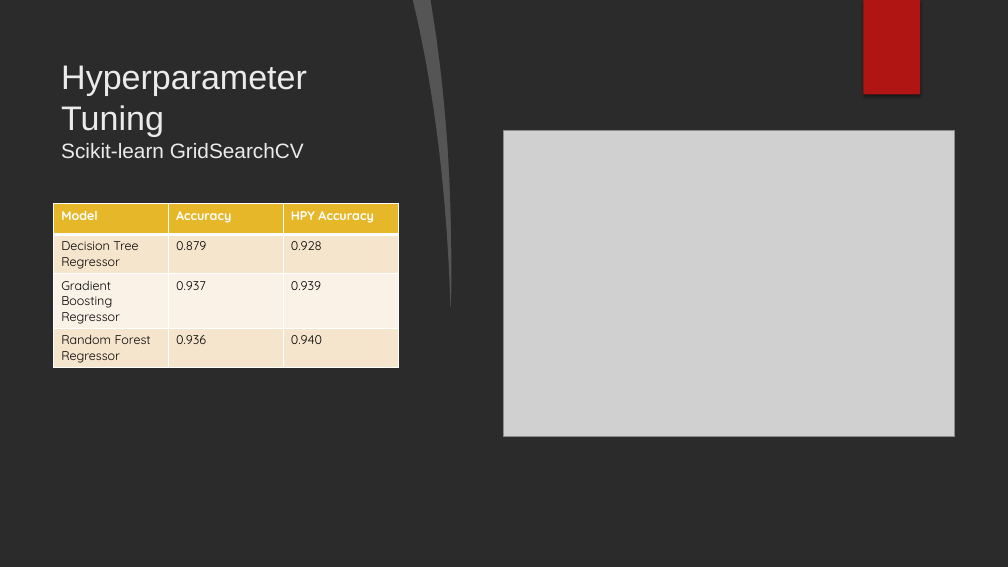
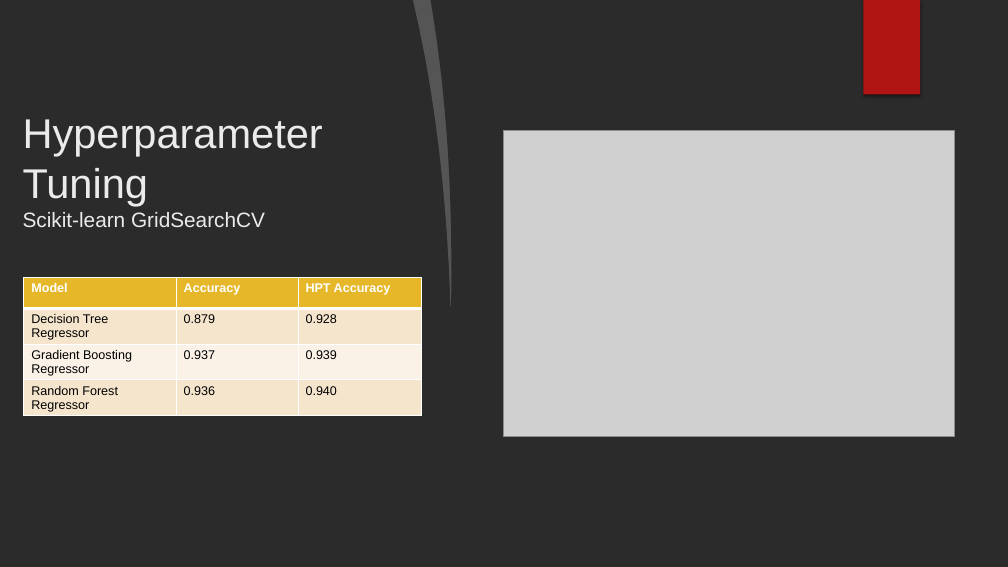
Before and after one commit to georgetown-analytics/Booksville, a slide deck: slide 15 of presentation/Booksville Presentation.pptx. Drawn at 1008x567 pixels with LibreOffice and Linux fonts; fonts in the diff are those of the drawing; grey boxes stand for pictures; background and template pictures are left out; a plain dark background stands for a picture behind light text. Boxes give left, top, right and bottom in pixels: in the first picture for what was removed or moved away, otherwise in the second. Text is boxed around its words. In the diff, an @@ line names an element or a change of style, - is before the commit and + after.

```diff
--- a/presentation/Booksville Presentation.pptx
+++ b/presentation/Booksville Presentation.pptx
@@ title "Hyperparameter Tuning Scikit-learn GridSearchCV": place and size @@
-title "Hyperparameter Tuning Scikit-learn GridSearchCV" at bbox=[61, 65, 307, 158]
+title "Hyperparameter Tuning Scikit-learn GridSearchCV" at bbox=[23, 119, 323, 227]
@@ title "Hyperparameter Tuning Scikit-learn GridSearchCV" at bbox=[23, 119, 323, 227]: size 32.4 to 39.6 pt in "Hyperparameter Tuning" @@
@@ table at bbox=[23, 278, 421, 422] @@
-row 1, column 3: HPY Accuracy
+row 1, column 3: HPT Accuracy
@@ font Quicksand to Arial @@
@@ table: place and size @@
-table at bbox=[54, 204, 399, 367]
+table at bbox=[23, 278, 421, 422]
```
Also in this commit, not shown: 16 other slides changed.
